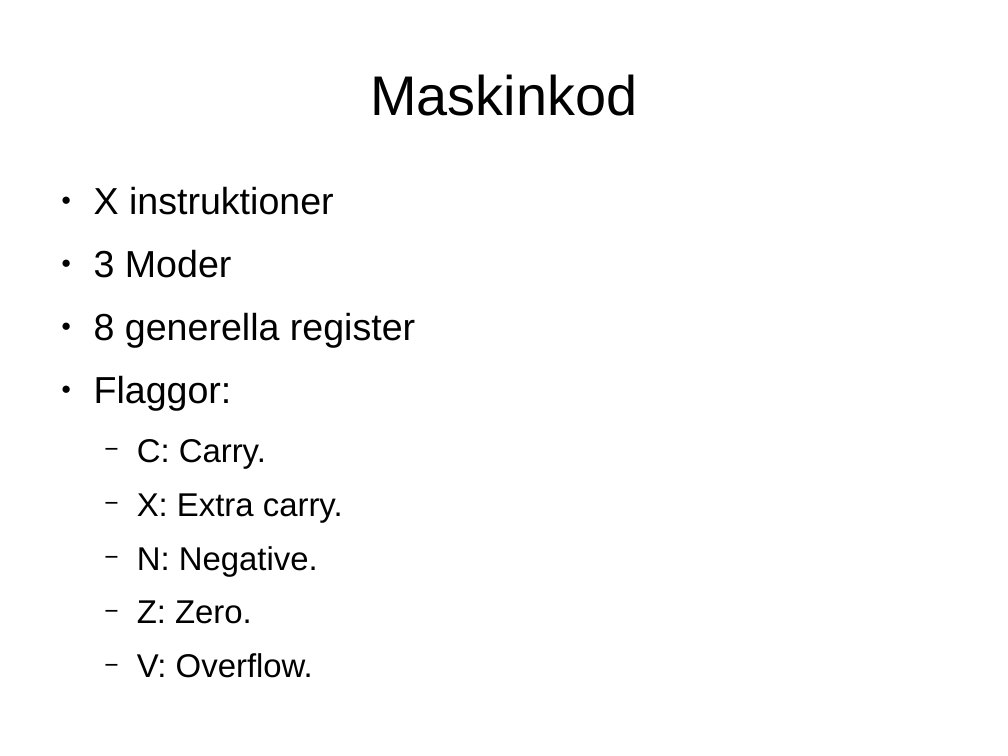
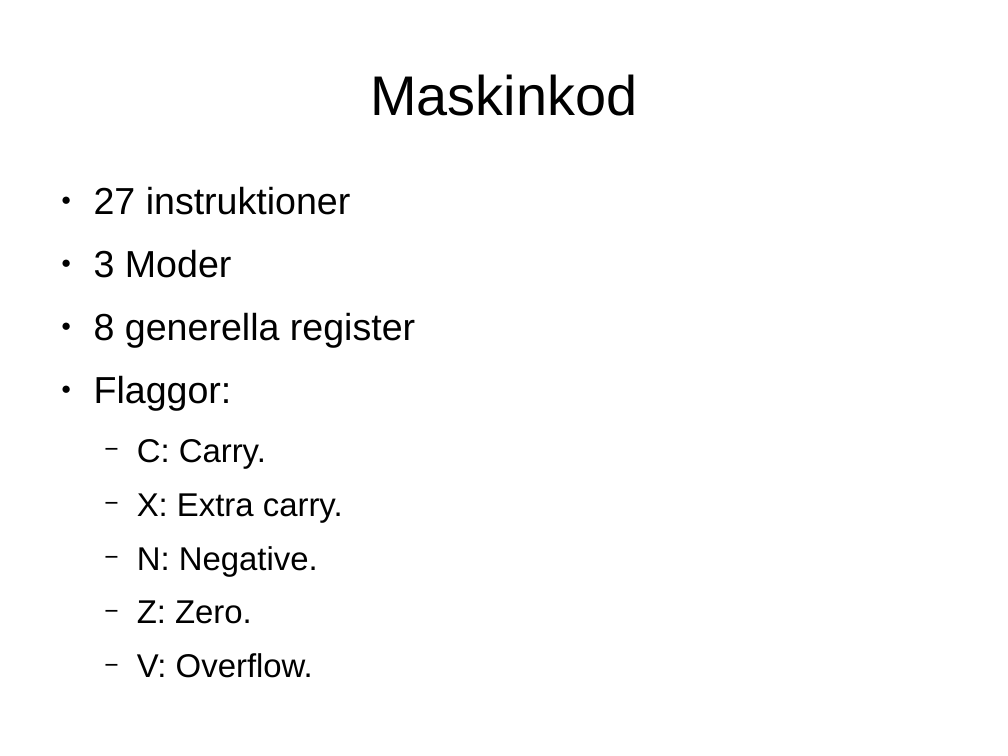
Before and after one commit to Jethro95/TSEA83_Graphing_Calculator, a slide deck: slide 10 of presentation/pp.odp (slide 9 before the commit). Drawn at 1008x756 pixels with LibreOffice and Linux fonts; fonts in the diff are those of the drawing. Boxes give left, top, right and bottom in pixels: in the first picture for what was removed or moved away, otherwise in the second. Text is boxed around its words. In the diff, an @@ line names an element or a change of style, - is before the commit and + after.

```diff
--- a/presentation/pp.odp
+++ b/presentation/pp.odp
@@ text at (94,186,351,215): text changed @@
-● X instruktioner
+● 27 instruktioner
```
Also in this commit, not shown: 5 other slides changed, 1 other file.
